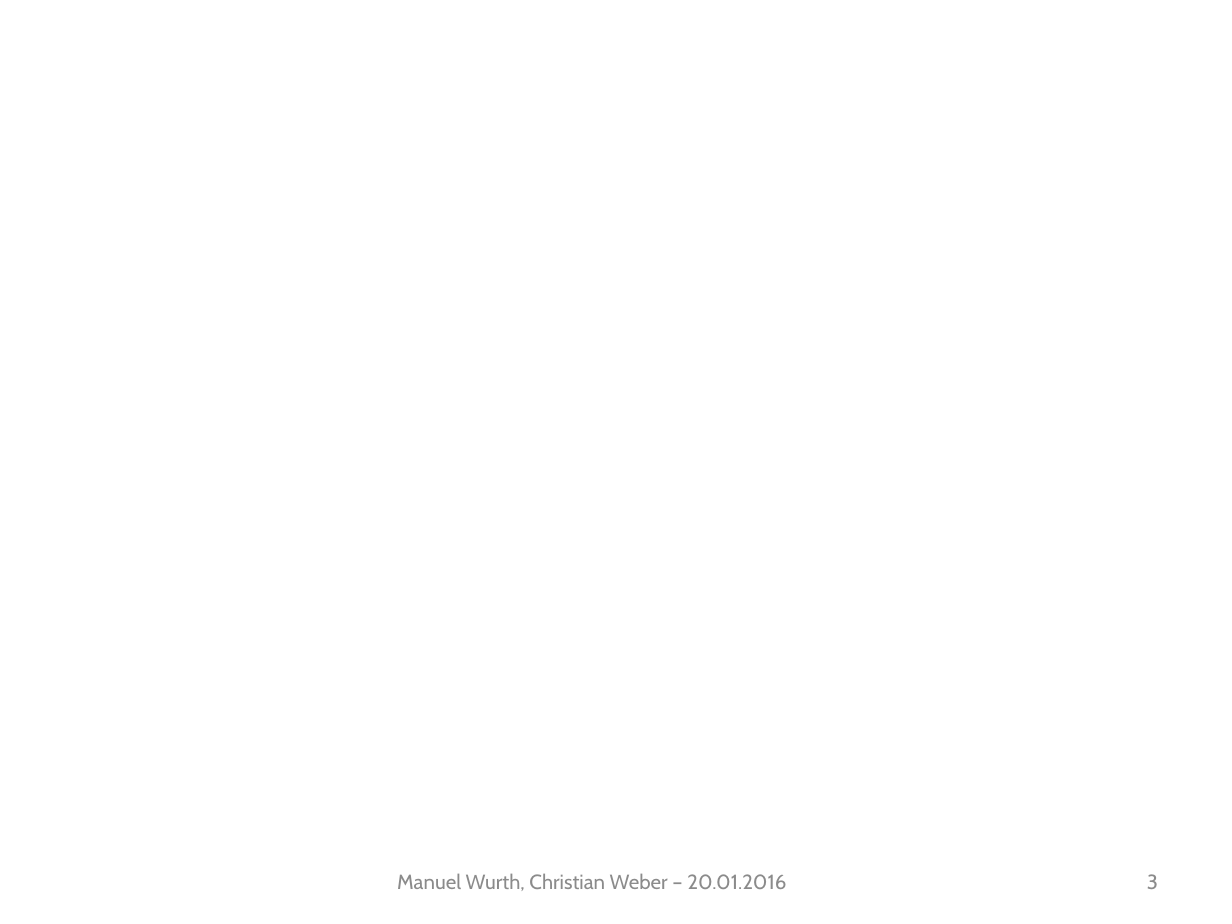
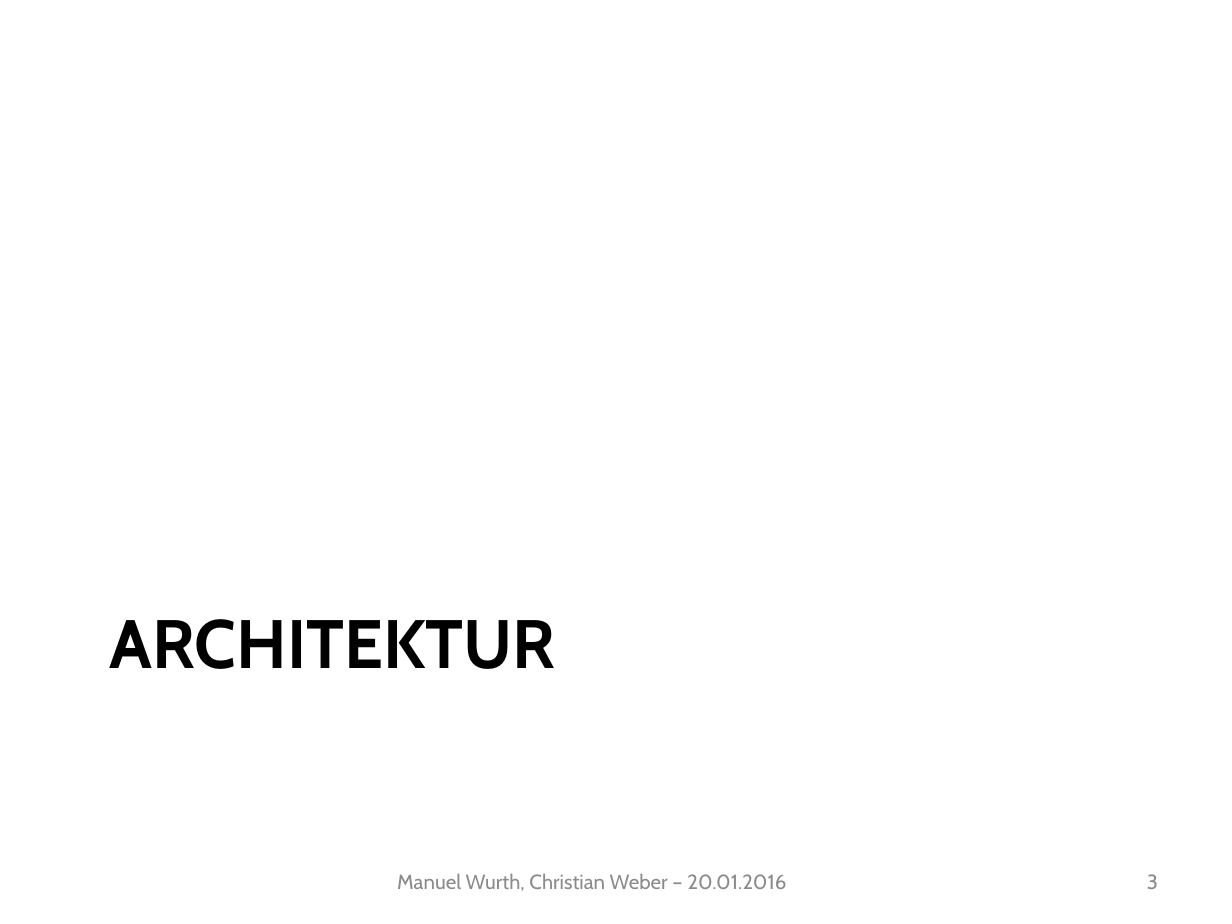
Before and after one commit to Mudvayne/FischertechnikSimulator, a slide deck: slide 3 of Documentation/Präsentation/Präsentation.pptx. Drawn at 1232x924 pixels with LibreOffice and Linux fonts; fonts in the diff are those of the drawing; background and template pictures are left out. Boxes give left, top, right and bottom in pixels: in the first picture for what was removed or moved away, otherwise in the second. Text is boxed around its words. In the diff, an @@ line names an element or a change of style, - is before the commit and + after.

```diff
--- a/Documentation/Präsentation/Präsentation.pptx
+++ b/Documentation/Präsentation/Präsentation.pptx
@@ title added at [109,619,555,669], 40 pt, text #000000, bold @@
+ARCHITEKTUR
```
Also in this commit, not shown: 1 other slide changed, 9 slides added.
